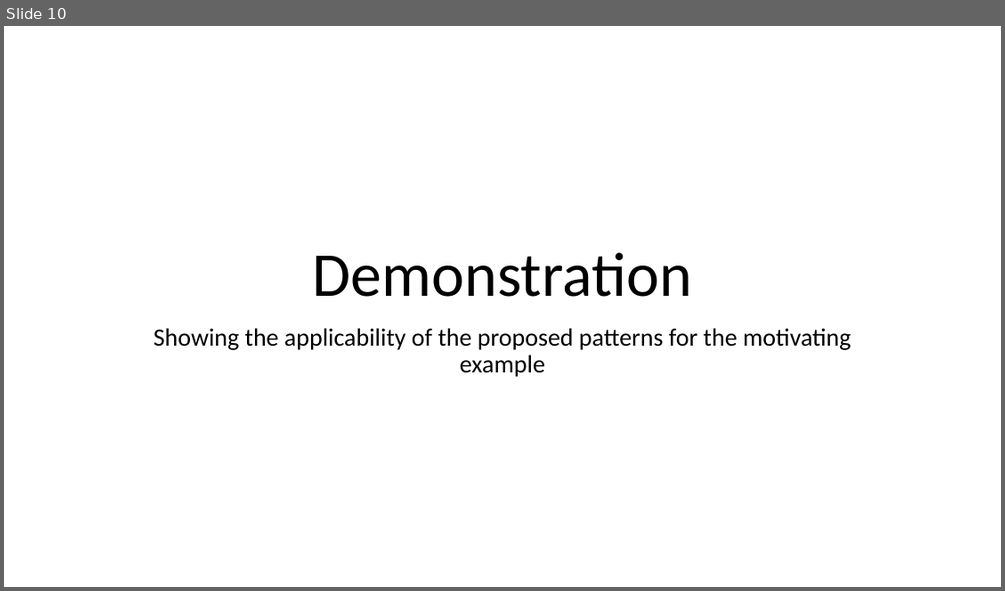
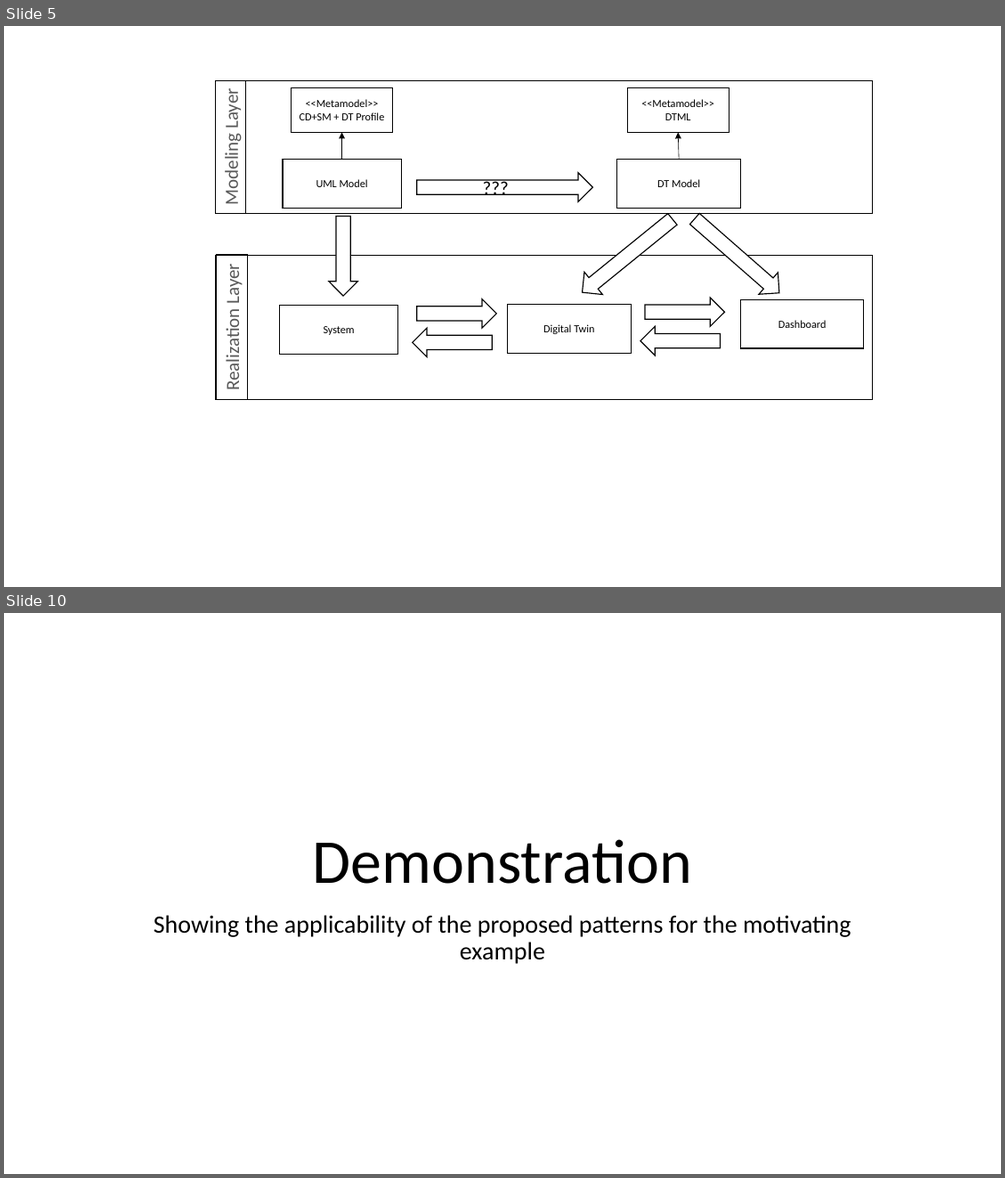
Before and after one commit to cdl-mint/at-journal, a slide deck: figures/2022_AT_Figures.pptx. Shown one above the other, each under a label of ours: slide 10 before the commit, slides 5 and 10 after it; the slides between them are not shown. The pictures are 1005x591 and 1005x1178 pixels, drawn with LibreOffice and Linux fonts; fonts in the diff are those of the drawing. Boxes give left, top, right and bottom in pixels: in the first picture for what was removed or moved away, otherwise in the second. Text is boxed around its words. In the diff, an @@ line names an element or a change of style, - is before the commit and + after.

```diff
--- a/figures/2022_AT_Figures.pptx
+++ b/figures/2022_AT_Figures.pptx
@@ slide 5 added at (4, 26, 1001, 587), background #FFFFFF @@
@@ rectangle added at (215, 80, 245, 213), outline #000000 1 pt, 18 pt, text #595959 @@
+Modeling Layer
@@ rectangle added at (216, 80, 872, 214), fill #FFFFFF, outline #000000 1 pt @@
@@ rectangle added at (291, 88, 393, 133), fill #FFFFFF, outline #000000 1 pt, 10.5 pt, text #000000 @@
+<<Metamodel>>
+CD+SM + DT Profile
@@ rectangle added at (628, 88, 729, 133), fill #FFFFFF, outline #000000 1 pt, 10.5 pt, text #000000 @@
+<<Metamodel>>
+DTML
@@ arrow added from (342, 160) to (342, 132), #000000 0.5 pt @@
@@ arrow added from (680, 160) to (678, 132), #000000 0.5 pt @@
@@ rectangle added at (283, 160, 402, 208), fill #FFFFFF, outline #000000 1 pt, 10.5 pt, text #000000 @@
+UML Model
@@ down arrow added at (417, 173, 592, 201), fill #FFFFFF, outline #000000 1 pt @@
@@ text added at (475, 173, 541, 202), 18 pt, text #000000 @@
+???
@@ rectangle added at (617, 160, 741, 208), fill #FFFFFF, outline #000000 1 pt, 10.5 pt, text #000000 @@
+DT Model
@@ down arrow added at (573, 208, 681, 303), fill #FFFFFF, outline #000000 1 pt @@
@@ down arrow added at (686, 208, 789, 304), fill #FFFFFF, outline #000000 1 pt @@
@@ down arrow added at (329, 216, 357, 296), fill #FFFFFF, outline #000000 1 pt @@
@@ rectangle added at (216, 256, 873, 400), fill #FFFFFF, outline #000000 1 pt @@
@@ rectangle added at (217, 255, 247, 400), outline #000000 1 pt, 18 pt, text #595959 @@
+Realization Layer
@@ rectangle added at (279, 305, 398, 354), fill #FFFFFF, outline #000000 1 pt, 10.5 pt, text #000000 @@
+System
@@ down arrow added at (417, 299, 497, 328), fill #FFFFFF, outline #000000 1 pt @@
@@ rectangle added at (507, 305, 631, 353), fill #FFFFFF, outline #000000 1 pt, 10.5 pt, text #000000 @@
+Digital Twin
@@ down arrow added at (645, 297, 725, 327), fill #FFFFFF, outline #000000 1 pt @@
@@ rectangle added at (741, 300, 864, 348), fill #FFFFFF, outline #000000 1 pt, 10.5 pt, text #000000 @@
+Dashboard
@@ down arrow added at (413, 328, 493, 357), fill #FFFFFF, outline #000000 1 pt @@
@@ down arrow added at (640, 327, 720, 356), fill #FFFFFF, outline #000000 1 pt @@
```
Also in this commit, not shown: 4 slides changed, 8 other slides added, 3 slides removed, 5 other files.
